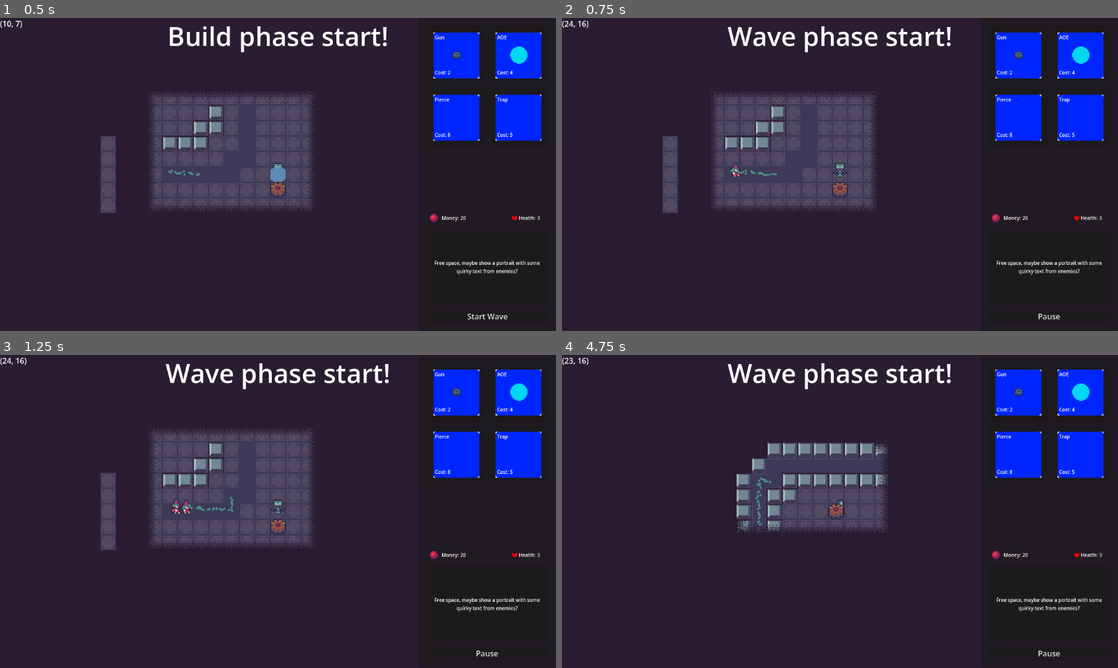
Above: before the commit, frames 1-4 (two rows, left to right).
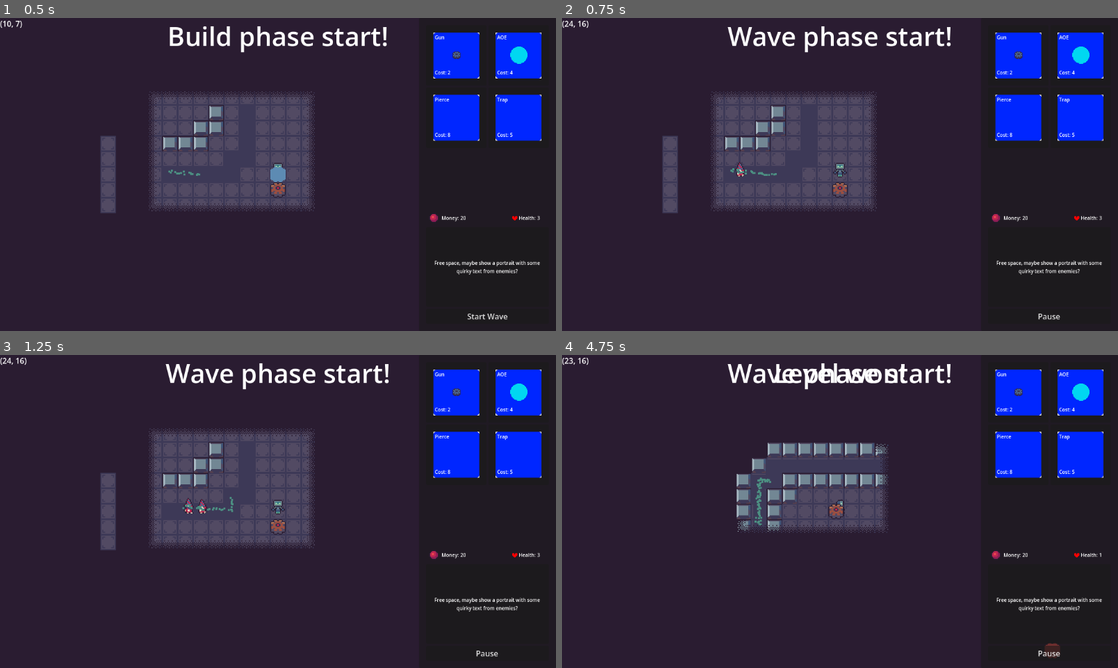
Above: after the commit, the same moments.

Repository: aughckt/spin-to-win
Game: Godot game, scene res://structure/meta/level_manager.tscn
Same seed, same stepped clock (60 frames per second), same inputs: the game is played once before the commit and once after it. The engine's default icon, where the game draws it, is replaced by a stand-in: a white triangle on a blue panel in a dark square.
Inputs (mouse positions are in pixels of both pictures, inside the frame that each line leads up to):
- Up to frame 1 (0.5 s): no input
- Up to frame 2 (0.75 s): click "Start Wave" at 0.5 s
- Up to frame 3 (1.25 s): no input
- Up to frame 4 (4.75 s): click (1017, 392) at 1.27 s; click "Pause" at 2 s; click "Continue" at 2.75 s; move the mouse to (962, 495) at 3.52 s; hold D (right) 3.53-4.25 s; hold Ctrl (toggle_wave) 3.53-4.25 s; click (962, 495) at 3.67 s; click "Start Wave" at 4.25 s

Frame 1 is identical in both runs. In frame 2, less than 0.1% of the frame differs, in the area x 30-33%, y 46-51%; in frame 3, 0.2%; in frame 4, 0.6%, in the area x 34-98%, y 2-97%.

Commit message:
fixes to wave system/game state

Diff:
--- a/structure/meta/level_manager.gd
+++ b/structure/meta/level_manager.gd
@@ -5,10 +5,10 @@
 
 @export var current_level_index: int = 0
 var level_array: Array[PackedScene] = [
-	#preload("res://structure/levels/loop.tscn"),
-	preload("res://structure/levels/level_gunturn.tscn"),
-	preload("res://structure/levels/level_aoe_intro.tscn"),
-	preload("res://structure/levels/level_multilane.tscn")]
+	#load("res://structure/levels/loop.tscn"),
+	load("res://structure/levels/level_gunturn.tscn"),
+	load("res://structure/levels/level_aoe_intro.tscn"),
+	load("res://structure/levels/level_multilane.tscn")]
 var current_level: Level = null
 var current_hp: int = 20
 var is_build_phase: bool = true
@@ -56,11 +56,11 @@
 	current_level_index += 1
 	level_won_timer.start()
 	level_won_banner.visible = true
-
+	TrooperSpawner.INST.disable()
 
 
 func lose_level() -> void:
-	TrooperSpawner.INST.set_waves([])
+	TrooperSpawner.INST.disable()
 	print("%s: Level %s lost" % [name, current_level_index])
 	level_lost_timer.start()
 	level_lost_banner.visible = true
@@ -138,7 +138,7 @@
 	is_build_phase = value
 
 	TrooperSpawner.INST.clear_troopers()
-	TrooperSpawner.INST.active = !value
+	#TrooperSpawner.INST.active = !value
 
 	wave_banner.visible = not value
 	build_banner.visible = value
--- a/structure/meta/trooper_spawner.gd
+++ b/structure/meta/trooper_spawner.gd
@@ -97,6 +97,7 @@
 		trooper = Trooper.create()
 	spend_credits(trooper.cost(), index)
 	trooper.removed.connect(_on_trooper_removed)
+	trooper.lane_idx = index
 
 	trooper.reparent.call_deferred(Env.INST.troopers)
 	trooper.global_position = spawn_points[index].global_position
@@ -107,6 +108,9 @@
 	wave_credits_left[idx] -= count
 
 func _on_trooper_removed(trooper: Trooper) -> void:
+	if !active:
+		return
+
 	wave_credits_active[trooper.lane_idx] -= trooper.cost()
 	trooper.removed.disconnect(_on_trooper_removed)
 
@@ -138,3 +142,4 @@
 
 func disable() -> void:
 	active = false
+	set_waves([])
--- a/troopers/jumbo.tscn
+++ b/troopers/jumbo.tscn
@@ -7,15 +7,16 @@
 [sub_resource type="CircleShape2D" id="CircleShape2D_11td1"]
 radius = 35.0
 
-[sub_resource type="ShaderMaterial" id="ShaderMaterial_vrclx"]
+[sub_resource type="ShaderMaterial" id="ShaderMaterial_3mpbw"]
 resource_local_to_scene = true
 shader = ExtResource("2_vrclx")
 
 [node name="Jumbo" unique_id=182051846 instance=ExtResource("1_11td1")]
 script = ExtResource("2_3mpbw")
+move_speed = 200.0
 
 [node name="CollisionShape2D" parent="." index="0" unique_id=807592597]
 shape = SubResource("CircleShape2D_11td1")
 
 [node name="AnimatedSprite2D" parent="." index="1" unique_id=1506180497]
-material = SubResource("ShaderMaterial_vrclx")
+material = SubResource("ShaderMaterial_3mpbw")
--- a/troopers/trooper.tscn
+++ b/troopers/trooper.tscn
@@ -203,6 +203,7 @@
 collision_layer = 2
 collision_mask = 0
 script = ExtResource("1_mba6l")
+move_speed = 300.0
 sprite = NodePath("AnimatedSprite2D")
 walk_sound = SubResource("Resource_kbjsr")
 hit_sound = SubResource("Resource_hlcmw")
